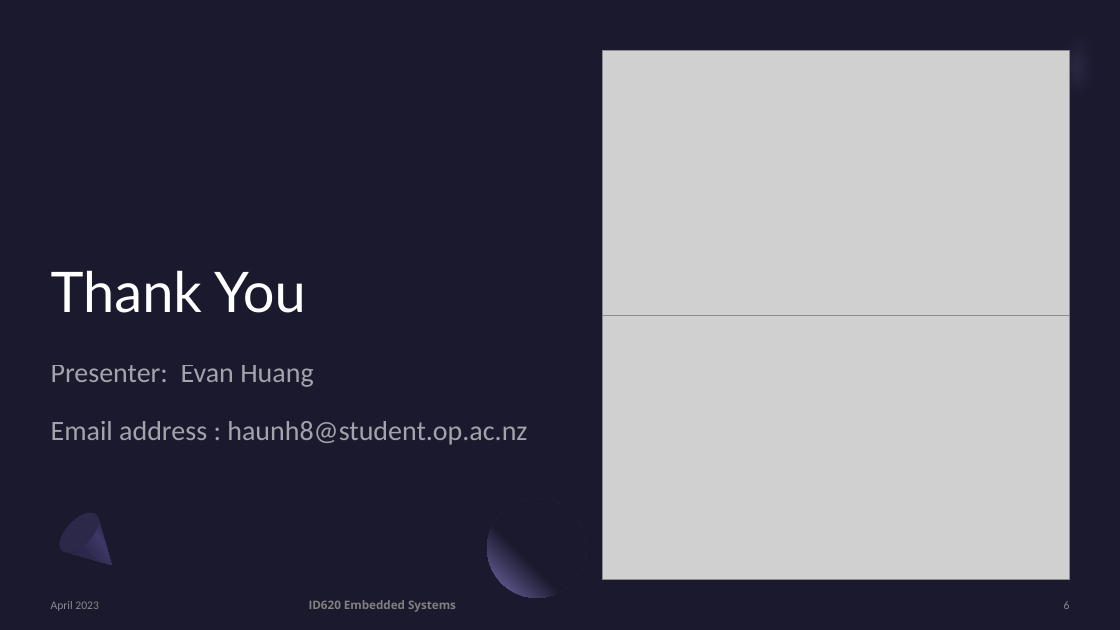
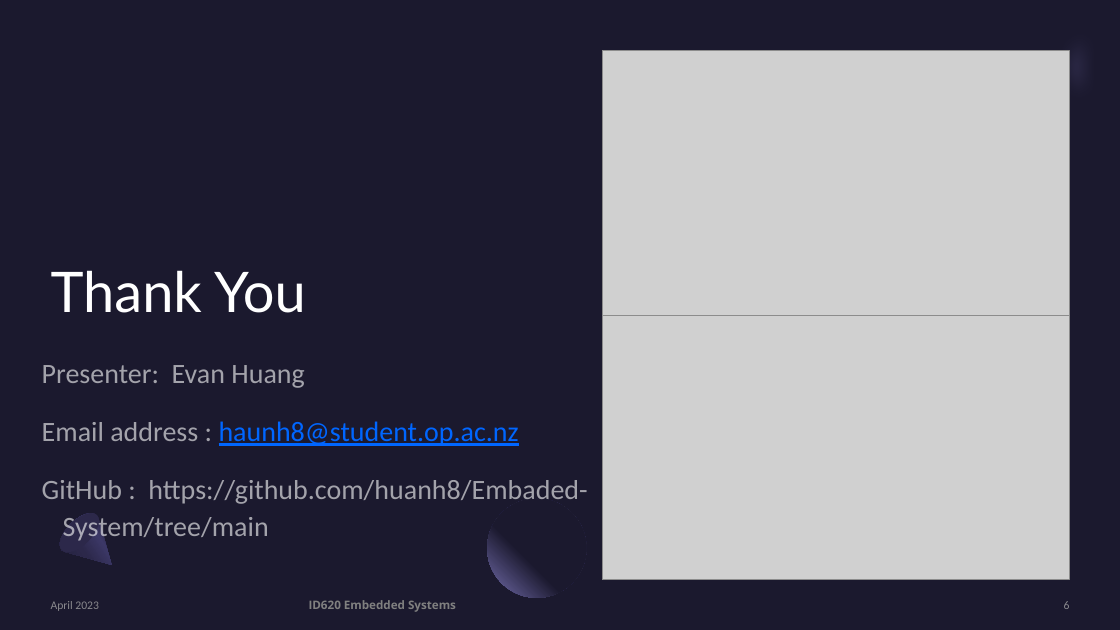
Before and after one commit to huanh8/Embaded-System, a slide deck: slide 6 of Project 1 Leds/Snake Game.pptx. Drawn at 1120x630 pixels with LibreOffice and Linux fonts; fonts in the diff are those of the drawing; grey boxes stand for pictures. Boxes give left, top, right and bottom in pixels: in the first picture for what was removed or moved away, otherwise in the second. Text is boxed around its words. In the diff, an @@ line names an element or a change of style, - is before the commit and + after.

Commit message:
update ppt

```diff
--- a/Project 1 Leds/Snake Game.pptx
+++ b/Project 1 Leds/Snake Game.pptx
@@ subtitle "Presenter: Evan Huang": place and size @@
-subtitle "Presenter: Evan Huang" at [51,365,527,445]
+subtitle "Presenter: Evan Huang" at [42,365,587,543]
@@ subtitle at [42,421,519,446]: text colour #FFFFFF at 60% opacity to #0066FF, underline on in "haunh8@student.op.ac.nz" @@
@@ subtitle at [42,480,587,543]: paragraph added @@
+GitHub : https://github.com/huanh8/Embaded-System/tree/main
```
